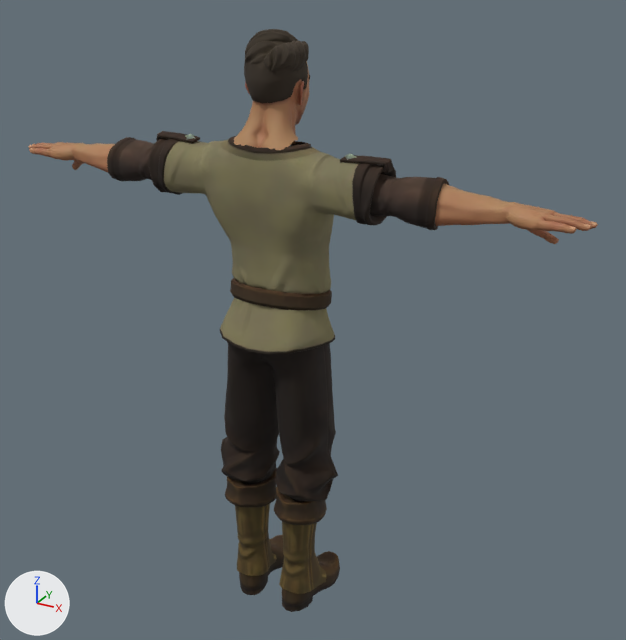
The glTF model assets/models/quaternius/hero.glb, before and after one commit.
Both versions are drawn from a 50 mm camera at (1.256, -2.091, 2.063) aimed at (0.086, 0.037, 0.999). Lighting does not change. The marker at lower left points along +X, +Y and +Z. The first picture is the older version. Where no turn or scale is listed for an object, it has been applied to the vertices. Vertices at exactly the same position are counted once.

Names of what the first picture shows: 'Face', 'Hair_SimpleParted', 'Male_Peasant_Arms', 'Male_Peasant_Body', 'Male_Peasant_Feet', 'Male_Peasant_Legs'.
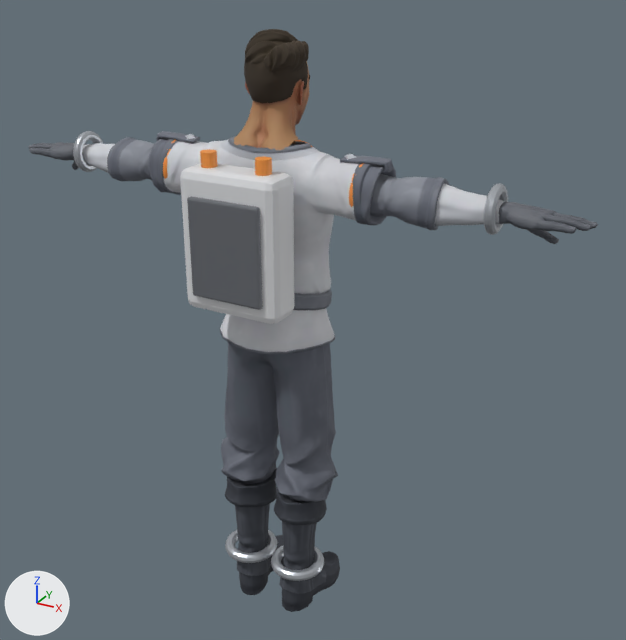
The change, as a diff of the scene's bpy script:
```diff
--- a/assets/models/quaternius/hero.glb.py
+++ b/assets/models/quaternius/hero.glb.py
@@ mat_mi_suit @@
+mat_mi_suit = bpy.data.materials.new('MI_Suit')
+# uses the picture img_t_peasant_normal
+# uses the picture img_t_peasant_orm
+# uses the picture img_t_suit
@@ mat_mi_suit_boots @@
+mat_mi_suit_boots = bpy.data.materials.new('MI_Suit_Boots')
+# colours: grey #7c7e84, mixed with the vertex colours
+# uses the picture img_t_peasant_normal
+# uses the picture img_t_peasant_orm
+# uses the picture img_t_suit
@@ mat_mi_suit_sleeve @@
+mat_mi_suit_sleeve = bpy.data.materials.new('MI_Suit_Sleeve')
+# uses the picture img_t_regular_male_normal
+# uses the picture img_t_regular_male_roughness
+# uses the picture img_t_suit_sleeve
@@ mat_mi_suit_gloves @@
+mat_mi_suit_gloves = bpy.data.materials.new('MI_Suit_Gloves')
+# colours: grey #7c7e84, mixed with the vertex colours
+# uses the picture img_t_regular_male_normal
+# uses the picture img_t_regular_male_roughness
+# uses the picture img_t_suit_sleeve
@@ me_male_peasant_arms @@
 me_male_peasant_arms.from_pydata(...)  # 2724 vertices, 5338 faces; spans x -0.9..0.9, y -0.14..0.03, z 1.37..1.53
+# me_male_peasant_arms part 1
+# 205 faces are deleted
+# 16 vertices move within x 0.73..0.88, y -0.11..-0.01, z 1.4..1.46
+# 205 new faces join them, mat_mi_suit_gloves
+# me_male_peasant_arms part 2: 1408 faces spanning x -0.52..0.52, y -0.14..0.03, z 1.38..1.53 switch from mat_mi_peasant to mat_mi_suit
+# me_male_peasant_arms part 3: 492 faces spanning x -0.69..0.69, y -0.13..-0.03, z 1.4..1.51 switch from mat_mi_regular_male to mat_mi_suit_sleeve
+# me_male_peasant_arms part 4: 3266 faces spanning x -0.9..0.9, y -0.12..0.02, z 1.37..1.48 switch from mat_mi_regular_male to mat_mi_suit_gloves
@@ me_male_peasant_body @@
 me_male_peasant_body.from_pydata(...)  # 1988 vertices, 3856 faces; spans x -0.373..0.373, y -0.184..0.125, z 0.921..1.559
-me_male_peasant_body.materials.append(mat_mi_peasant)
+me_male_peasant_body.materials.append(mat_mi_suit)
@@ me_male_peasant_feet @@
 me_male_peasant_feet.from_pydata(...)  # 1374 vertices, 2588 faces; spans x -0.175..0.175, y -0.162..0.168, z -0.004..0.448
-me_male_peasant_feet.materials.append(mat_mi_peasant)
+me_male_peasant_feet.materials.append(mat_mi_suit_boots)
@@ me_male_peasant_legs @@
 me_male_peasant_legs.from_pydata(...)  # 581 vertices, 1112 faces; spans x -0.211..0.211, y -0.152..0.077, z 0.403..1.054
-me_male_peasant_legs.materials.append(mat_mi_peasant)
+me_male_peasant_legs.materials.append(mat_mi_suit)
@@ ob_suit_valve_001 @@
+ob_suit_valve_001 = bpy.data.objects.new('Suit_Valve.001', me_cylinder_001)  # a 16-sided cylinder along z spanning x -0.107..-0.063, y -0.247..-0.203, z 1.5..1.55; in mat_mi_suit_orange (orange #f3953f)
+ob_suit_valve_001.location = (0.0, 0.0, 0.0)
@@ ob_suit_valve @@
+ob_suit_valve = bpy.data.objects.new('Suit_Valve', me_cylinder)  # a 16-sided cylinder along z spanning x 0.063..0.107, y -0.247..-0.203, z 1.5..1.55; in mat_mi_suit_orange (orange #f3953f)
+ob_suit_valve.location = (0.0, 0.0, 0.0)
@@ ob_suit_packpanel @@
+ob_suit_packpanel = bpy.data.objects.new('Suit_PackPanel', me_cube_001)  # 56 vertices, 108 faces; spans x -0.11..0.11, y -0.3..-0.28, z 1.16..1.44; in mat_mi_suit_grey (grey #6f7379)
+ob_suit_packpanel.location = (0.0, 0.0, 0.0)
@@ ob_suit_pack @@
+ob_suit_pack = bpy.data.objects.new('Suit_Pack', me_cube)  # 56 vertices, 108 faces; spans x -0.15..0.15, y -0.285..-0.165, z 1.11..1.51; in mat_mi_suit_pack (light grey #dddee1)
+ob_suit_pack.location = (0.0, 0.0, 0.0)
@@ ob_suit_cuff_r @@
+ob_suit_cuff_r = bpy.data.objects.new('Suit_Cuff_r', me_torus_006)  # a torus around x (ring radius 0.049, tube radius 0.014) spanning x 0.6417..0.6683, y -0.129..-0.003, z 1.393..1.519; in mat_mi_suit_metal (light grey #bcc0c7)
+ob_suit_cuff_r.location = (0.0, 0.0, 0.0)
@@ ob_suit_cuff_l @@
+ob_suit_cuff_l = bpy.data.objects.new('Suit_Cuff_l', me_torus_003)  # a torus around x (ring radius 0.049, tube radius 0.014) spanning x -0.6683..-0.6417, y -0.129..-0.003, z 1.393..1.519; in mat_mi_suit_metal (light grey #bcc0c7)
+ob_suit_cuff_l.location = (0.0, 0.0, 0.0)
@@ ob_suit_armband_r @@
+ob_suit_armband_r = bpy.data.objects.new('Suit_ArmBand_r', me_torus_005)  # a torus around x (ring radius 0.066, tube radius 0.013) spanning x 0.288..0.312, y -0.149..0.009, z 1.377..1.535; in mat_mi_suit_orange (orange #f3953f)
+ob_suit_armband_r.location = (0.0, 0.0, 0.0)
@@ ob_suit_armband_l @@
+ob_suit_armband_l = bpy.data.objects.new('Suit_ArmBand_l', me_torus_002)  # a torus around x (ring radius 0.066, tube radius 0.013) spanning x -0.312..-0.288, y -0.149..0.009, z 1.377..1.535; in mat_mi_suit_orange (orange #f3953f)
+ob_suit_armband_l.location = (0.0, 0.0, 0.0)
@@ ob_suit_ankle_r @@
+ob_suit_ankle_r = bpy.data.objects.new('Suit_Ankle_r', me_torus_007)  # a torus around z (ring radius 0.072, tube radius 0.017) spanning x 0.002..0.18, y -0.167..0.011, z 0.154..0.186; in mat_mi_suit_metal (light grey #bcc0c7)
+ob_suit_ankle_r.location = (0.0, 0.0, 0.0)
@@ ob_suit_ankle_l @@
+ob_suit_ankle_l = bpy.data.objects.new('Suit_Ankle_l', me_torus_004)  # a torus around z (ring radius 0.072, tube radius 0.017) spanning x -0.18..-0.002, y -0.167..0.011, z 0.154..0.186; in mat_mi_suit_metal (light grey #bcc0c7)
+ob_suit_ankle_l.location = (0.0, 0.0, 0.0)
```

Pixel boxes [x1, y1, x2, y2] of what changed, in the pictures (626 x 640 px; the box of a moved part takes in the faces that stretch with it):
'Male_Peasant_Body', recoloured (yellow to grey)
    both: [149, 131, 396, 354]
'Male_Peasant_Legs', recoloured (black to grey)
    both: [221, 342, 338, 502]
'Male_Peasant_Feet', recoloured
    both: [225, 468, 340, 612]
'Suit_Pack', added
    after: [180, 163, 295, 324]
'Suit_PackPanel', added
    after: [187, 196, 263, 310]
'Suit_Ankle_r', added
    after: [271, 546, 324, 581]
'Suit_Ankle_l', added
    after: [225, 530, 277, 563]
'Suit_Cuff_r', added
    after: [484, 183, 508, 235]
'Suit_Cuff_l', added
    after: [73, 131, 103, 172]
'Suit_Valve', added
    after: [255, 156, 272, 176]
'Suit_Valve.001', added
    after: [200, 149, 217, 168]
'Suit_ArmBand_r', added (mostly hidden)
    after: [349, 163, 364, 207]
'Suit_ArmBand_l', added (mostly hidden)
    after: [163, 140, 176, 179]
part 1 of me_male_peasant_arms, moved or reshaped
    both: [528, 215, 596, 236]
part 2 of me_male_peasant_arms, recoloured
    both: [107, 137, 449, 230]
part 3 of me_male_peasant_arms, recoloured
    both: [83, 143, 505, 226]
part 4 of me_male_peasant_arms, recoloured
    both: [29, 142, 598, 244]
